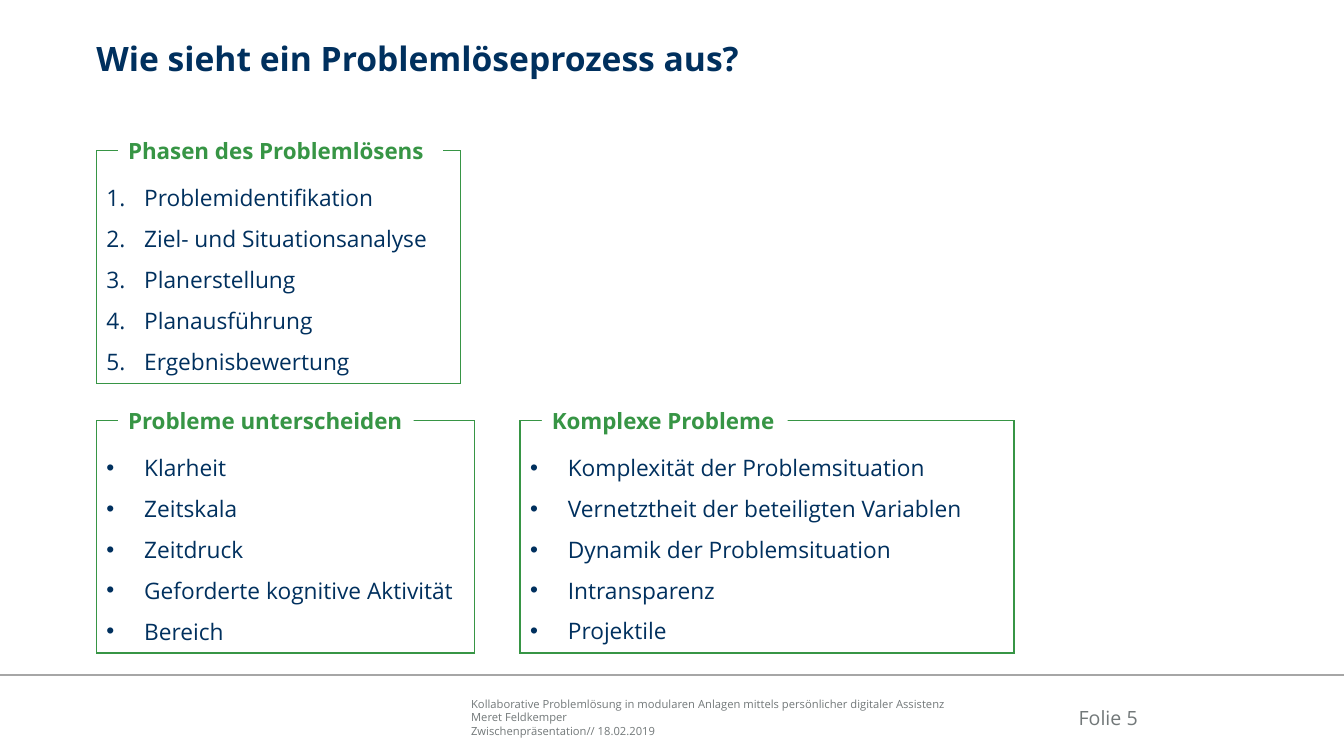
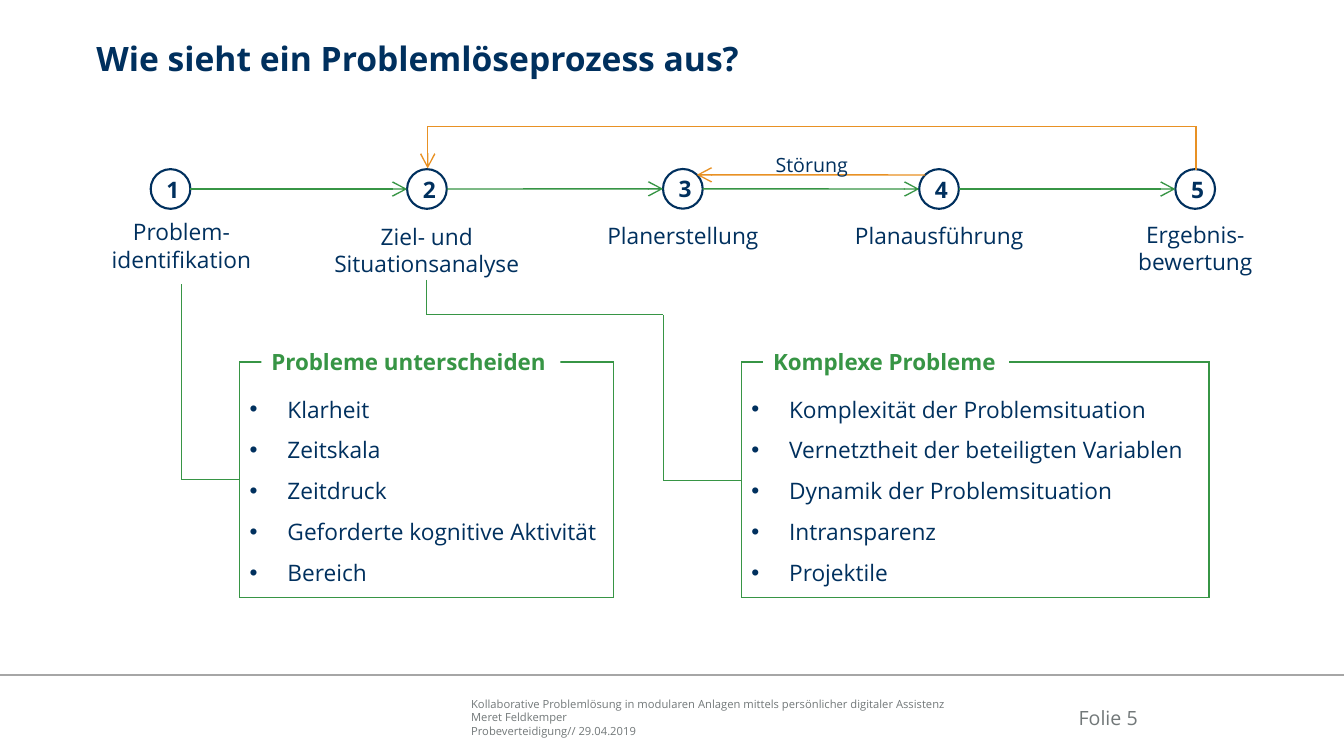
Before and after one commit to Ral3007/Diplomarbeit, a slide deck: slide 5 of Dokumente/Präsentationen/2019-04-29_DA_Feldkemper_Probeverteidigung.pptx. Drawn at 1344x756 pixels with LibreOffice and Linux fonts; fonts in the diff are those of the drawing; background and template pictures are left out. Boxes give left, top, right and bottom in pixels: in the first picture for what was removed or moved away, otherwise in the second. Text is boxed around its words. In the diff, an @@ line names an element or a change of style, - is before the commit and + after.

```diff
--- a/Dokumente/Präsentationen/2019-04-29_DA_Feldkemper_Probeverteidigung.pptx
+++ b/Dokumente/Präsentationen/2019-04-29_DA_Feldkemper_Probeverteidigung.pptx
@@ text removed at <box>128,142,423,160</box> @@
-Phasen des Problemlösens
@@ elbow arrow added from (1196, 170) to (427, 168), #E89124 1 pt @@
@@ rectangle removed at <box>97,150,461,383</box> @@
-1. Problemidentifikation
-2. Ziel- und Situationsanalyse
-3. Planerstellung
-4. Planausführung
-5. Ergebnisbewertung
@@ ellipse added at <box>151,169,191,209</box>, outline #00305E 1.5 pt, 16.2 pt, text #00305E, bold @@
+1
@@ ellipse added at <box>407,169,447,209</box>, outline #00305E 1.5 pt, 16.2 pt, text #00305E, bold @@
+2
@@ ellipse added at <box>663,169,703,209</box>, outline #00305E 1.5 pt, 16.2 pt, text #00305E, bold @@
+3
@@ arrow added from (926, 175) to (697, 174), #E89124 1 pt @@
@@ text added at <box>776,157,848,177</box>, 14 pt, text #00305E @@
+Störung
@@ ellipse added at <box>920,169,959,209</box>, outline #00305E 1.5 pt, 16.2 pt, text #00305E, bold @@
+4
@@ ellipse added at <box>1176,169,1215,209</box>, outline #00305E 1.5 pt, 16.2 pt, text #00305E, bold @@
+5
@@ arrow added from (191, 190) to (407, 190), #379545 1 pt @@
@@ arrow added from (447, 190) to (663, 189), #379545 1 pt @@
@@ arrow added from (703, 189) to (920, 190), #379545 1 pt @@
@@ arrow added from (959, 190) to (1176, 190), #379545 1 pt @@
@@ text added at <box>112,222,251,269</box>, 16.2 pt, text #00305E @@
+Problem-
+identifikation
@@ text added at <box>334,227,519,278</box>, 16.2 pt, text #00305E @@
+Ziel- und
+Situationsanalyse
@@ text added at <box>607,226,758,250</box>, 16.2 pt, text #00305E @@
+Planerstellung
@@ text added at <box>855,226,1023,250</box>, 16.2 pt, text #00305E @@
+Planausführung
@@ text added at <box>1138,225,1252,276</box>, 16.2 pt, text #00305E @@
+Ergebnis-
+bewertung
@@ elbow line added from (181, 284) to (240, 480), #379545 0.5 pt @@
@@ line added from (426, 280) to (426, 315), #379545 0.5 pt @@
@@ line added from (426, 315) to (663, 315), #379545 0.5 pt @@
@@ line added from (663, 315) to (663, 480), #379545 0.5 pt @@
@@ text "Probleme unterscheiden": place and size @@
-text "Probleme unterscheiden" at <box>128,412,403,430</box>
+text "Probleme unterscheiden" at <box>271,353,546,371</box>
@@ text "Komplexe Probleme": place and size @@
-text "Komplexe Probleme" at <box>552,412,774,435</box>
+text "Komplexe Probleme" at <box>773,353,996,376</box>
@@ rectangle "Klarheit": place and size @@
-rectangle "Klarheit" at <box>97,420,475,653</box>
+rectangle "Klarheit" at <box>240,362,614,598</box>
@@ rectangle "Komplexität der Problemsituation": place and size @@
-rectangle "Komplexität der Problemsituation" at <box>520,420,1014,653</box>
+rectangle "Komplexität der Problemsituation" at <box>742,362,1210,598</box>
@@ line added from (742, 480) to (663, 480), #379545 0.5 pt @@
@@ text at <box>471,726,636,738</box>: text changed @@
-Zwischenpräsentation// 18.02.2019
+Probeverteidigung// 29.04.2019
```
Also in this commit, not shown: 23 other slides changed, 9 slides added, 4 slides removed, 16 other files.
